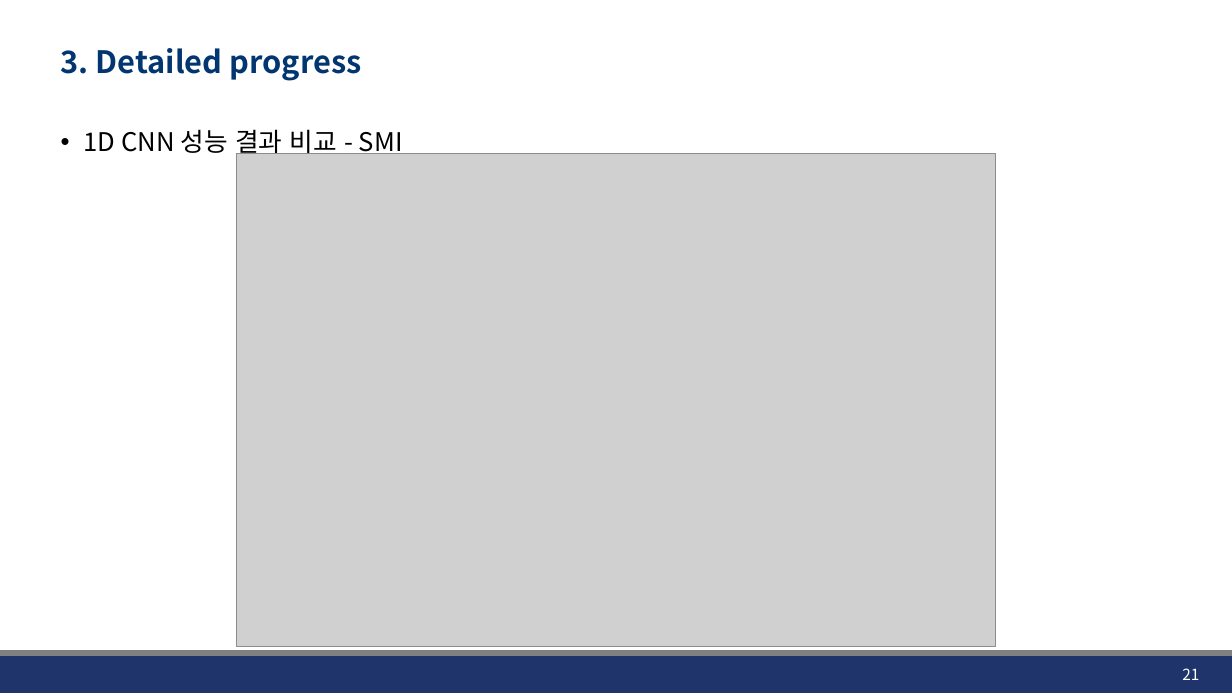
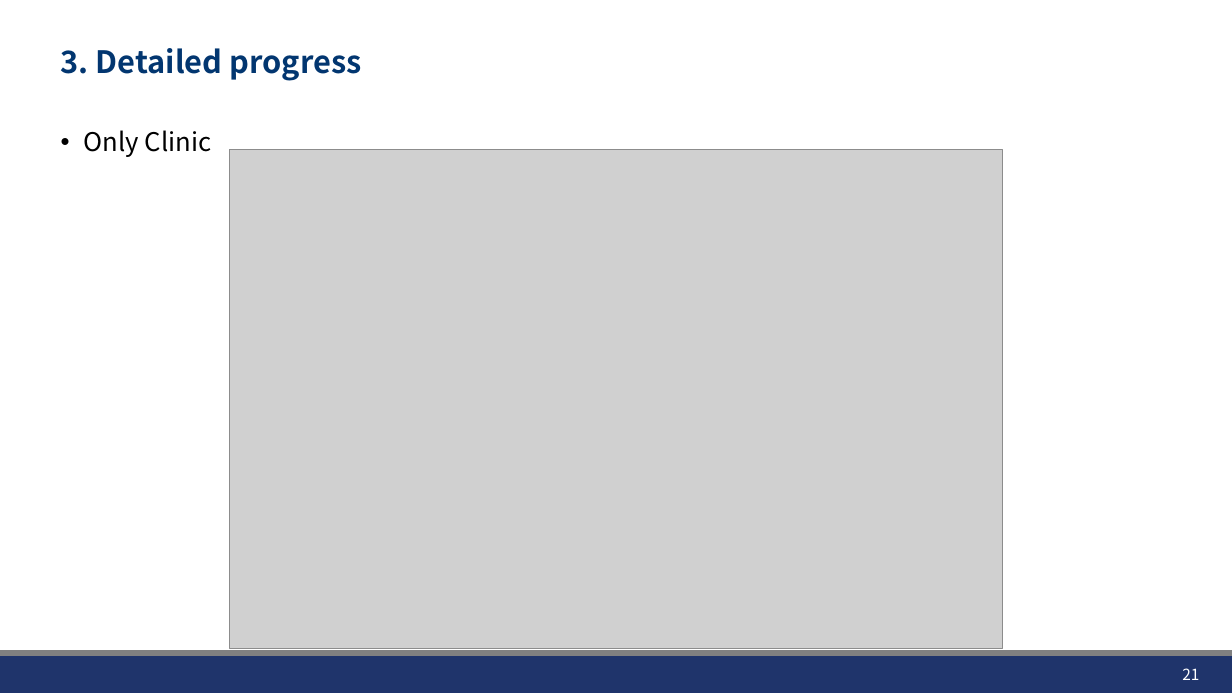
Before and after one commit to JHWannabe/2026-1_Study, a slide deck: slide 21 of 연구자료/260508_AEC_SMI_Analysis.pptx. Drawn at 1232x693 pixels with LibreOffice and Linux fonts; fonts in the diff are those of the drawing; grey boxes stand for pictures; background and template pictures are left out. Boxes give left, top, right and bottom in pixels: in the first picture for what was removed or moved away, otherwise in the second. Text is boxed around its words. In the diff, an @@ line names an element or a change of style, - is before the commit and + after.

```diff
--- a/연구자료/260508_AEC_SMI_Analysis.pptx
+++ b/연구자료/260508_AEC_SMI_Analysis.pptx
@@ text at bbox=[84, 130, 212, 157]: text changed @@
-• 1D CNN 성능 결과 비교 - SMI
+• Only Clinic
@@ picture: place and size @@
-picture at bbox=[237, 153, 996, 646]
+picture at bbox=[230, 150, 1003, 649]
```
Also in this commit, not shown: 6 other slides changed, 2 other files.
